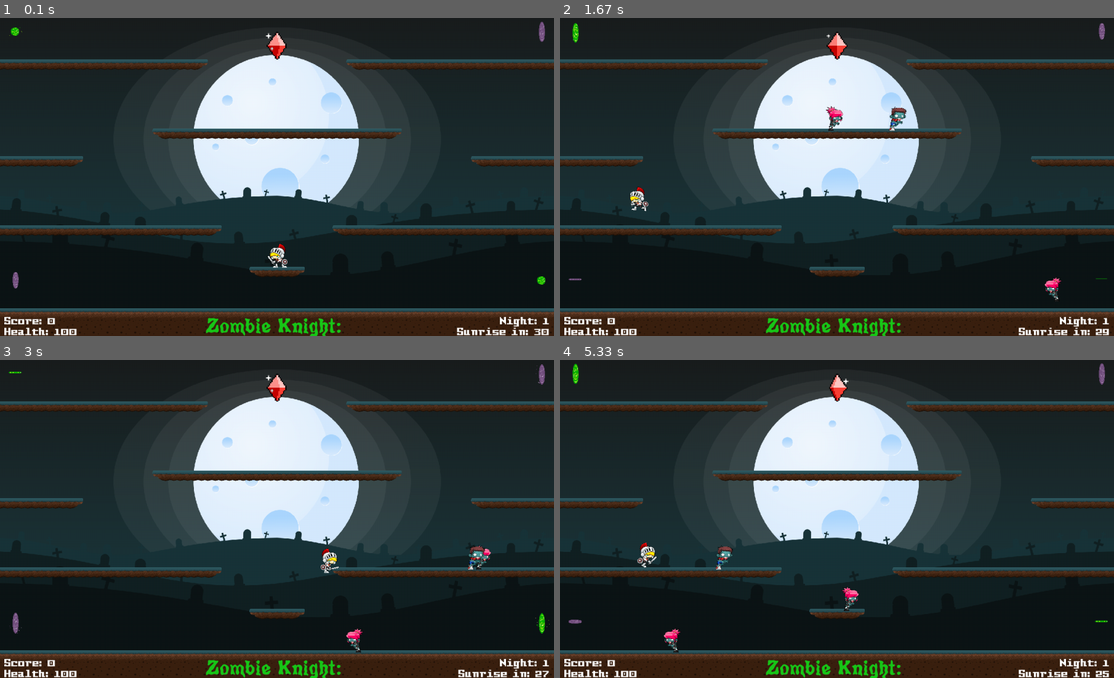
Above: before the commit, frames 1-4 (two rows, left to right).
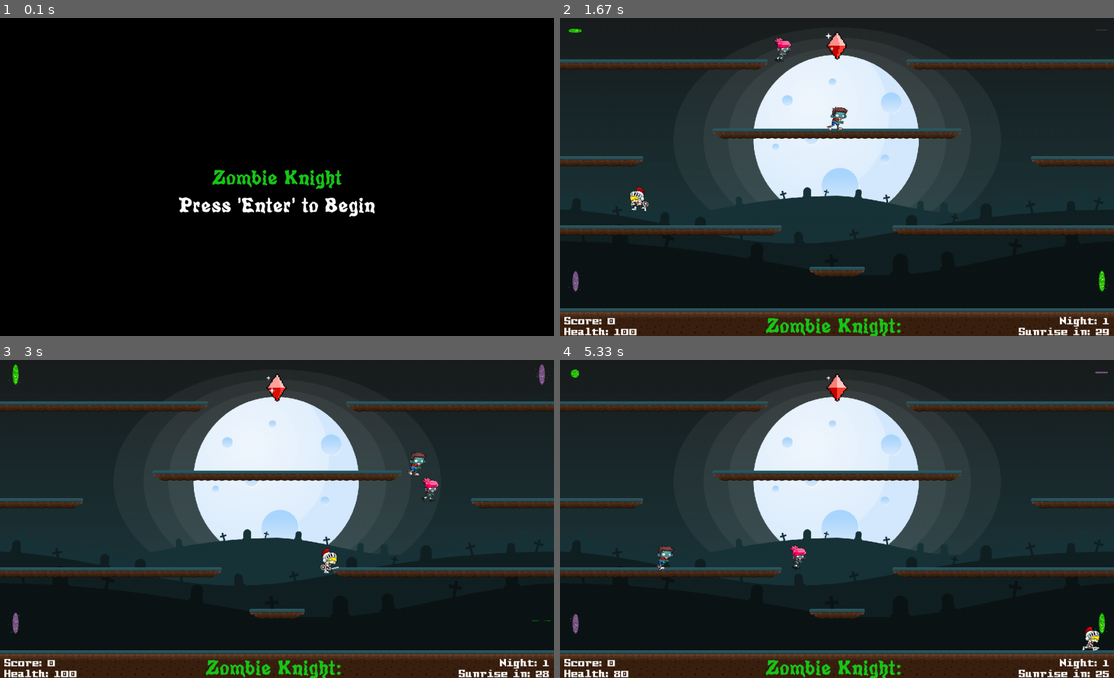
Above: after the commit, the same moments.

Repository: kunwoo221/pygame_zombie_knight
Game: pygame game, started from zombie_knight.py
The game is run twice, just before and just after one commit, with the same random seed, the same clock (stepped at 60 frames per second) and the same inputs.
Inputs:
- Up to frame 1 (0.1 s): no input
- Up to frame 2 (1.67 s): tap Enter at 0.33, 1.23 s; hold Enter 0.67-1.2 s; hold Left 0.67-1.2 s; tap Space at 0.73, 1.03, 1.63 s; hold Left from 1.57 s (still down)
- Up to frame 3 (3 s): tap Space at 1.93, 2.2, 2.5, 2.63 s; release Left at 2.1 s; hold Left 2.13-2.53 s; hold Up 2.57-2.93 s; hold Right from 2.97 s (still down)
- Up to frame 4 (5.33 s): tap Space at 3.03, 3.33, 3.7, 4, 4.2, 4.5, 4.7, 5.03 s; release Right at 3.6 s; hold Left 3.63-4.1 s; hold Right 4.13-4.6 s; hold Up 4.63-4.93 s; hold Right from 4.97 s (still down)

The runs differ from the first frame. In frame 1, 83% of the frame differs, in the area x 0-100%, y 0-100%; in frame 2, 0.9%; in frame 3, 0.9%; in frame 4, 1.3%.

Commit message:
We finished the Zombie Knight

Diff:
--- a/zombie_knight.py
+++ b/zombie_knight.py
@@ -18,7 +18,7 @@
 #Define Classes
 class Game():
     """A class to help manage gameplay"""
-    def __init__(self):
+    def __init__(self, player, zombie_group, platform_group, portal_group,bullet_group, ruby_group):
         """Initiate the game"""
         #Set constant variable
         self.STARTING_ROUND_TIME = 30
@@ -29,10 +29,25 @@
         self.round_number = 1
         self.frame_count = 0
         self.round_time = self.STARTING_ROUND_TIME
+        #variable to add zombie automatically
+        self.zombie_creation_time = self.STARTING_ZOMBIE_CREATION_TIME
 
         #Set fonts
         self.title_font = pygame.font.Font("fonts/Poultrygeist.ttf",48)
         self.UI_font = pygame.font.Font("fonts/Pixel.ttf",24)
+
+        #Set sounds
+        self.lost_ruby_sound = pygame.mixer.Sound("sounds/lost_ruby.wav")
+        self.ruby_pickup_sound = pygame.mixer.Sound("sounds/ruby_pickup.wav")
+        pygame.mixer.music.load("sounds/level_music.wav")
+
+        #Attach group and sprite
+        self.player = player
+        self.zombie_group = zombie_group
+        self.platform_group = platform_group
+        self.portal_group = portal_group
+        self.bullet_group = bullet_group
+        self.ruby_group = ruby_group
 
     def update(self):
         """Update the game"""
@@ -42,6 +57,10 @@
         if self.frame_count % FPS == 0:
             self.round_time -= 1
             self.frame_count = 0
+        self.check_collisions()
+        self.add_zombie()
+        self.check_round_completion()
+        self.check_game_over()
 
     def draw(self):
         """Draw the game UI"""
@@ -54,7 +73,7 @@
         score_rect = score_text.get_rect()
         score_rect.topleft = (10, WINDOW_HEIGHT-50)
         #Health
-        health_text = self.UI_font.render("Health: " + str(100), True, WHITE)
+        health_text = self.UI_font.render("Health: " + str(self.player.health), True, WHITE)
         health_rect = health_text.get_rect()
         health_rect.topleft = (10, WINDOW_HEIGHT-25)
         #Ttle
@@ -79,31 +98,157 @@
 
     def add_zombie(self):
         """Add a zombie to the game"""
-        pass
+        #Check to add a zombie every second
+        if self.frame_count % FPS == 0:
+            #only add a zombie if zombie creation time has passed
+            if self.round_time % self.zombie_creation_time == 0:
+                # 5+round ==> maximum speed
+                zombie = Zombie(self.platform_group,self.portal_group, self.round_number, 5+self.round_number)
+                self.zombie_group.add(zombie)
 
     def check_collisions(self):
         """Cehck collisions that affect gameplay"""
-        pass
+        #See if any bullet in the bullet group hit a zombie in the zombie group
+        #True -> destroy bullet gorup
+        #False -> dont want to destroy zombie yet because the bullet just knocks zombies out
+        collision_dict = pygame.sprite.groupcollide(self.bullet_group, self.zombie_group, True, False)
+        if collision_dict:
+            #zombies in collision
+            #the 1st group is key(bullet_group)
+            # 2nd group is value(zombie group)
+            for zombies in collision_dict.values():
+                #accessing individuals zombie in zombie_group
+                for zombie in zombies:
+                    zombie.hit_sound.play()
+                    zombie.is_dead = True
+                    zombie.animate_death = True
+
+        #See if a player stopped a dead zombie to finish it or collided with a live zombie to take damage
+        collision_list = pygame.sprite.spritecollide(self.player, self.zombie_group, False)
+        if collision_list:
+            for zombie in collision_list:
+                #The zombie is dead
+                if zombie.is_dead == True:
+                    zombie.kick_sound.play()
+                    zombie.kill()
+                    self.score = 25
+
+                    ruby = Ruby(self.platform_group, self.portal_group)
+                    self.ruby_group.add(ruby)
+                #Zombie is not dead
+                else:
+                    self.player.health -= 20
+                    self.player.hit_sound.play()
+                    self.player.position.x -= 256*zombie.direction
+                    self.player.rect.bottomleft = self.player.position
+
+        #See if a player collided with a ruby
+        if pygame.sprite.spritecollide(self.player, self.ruby_group, True):
+            self.ruby_pickup_sound.play()
+            self.score += 100
+            self.player.health += 10
+            if self.player.health > self.player.STARTING_HEALTH:
+                self.player.health = self.player.STARTING_HEALTH
+
+        #SEe if a living zombie collided with ruby
+        for zombie in self.zombie_group:
+            if zombie.is_dead == False:
+                if pygame.sprite.spritecollide(zombie, self.ruby_group, True):
+                    self.lost_ruby_sound.play()
+                    zombie = Zombie(self.platform_group,self.portal_group, self.round_number, 5+self.round_number)
+                    self.zombie_group.add(zombie)
+
 
     def check_round_completion(self):
         """Check if the player survived a single night"""
-        pass
+        if self.round_time == 0:
+            self.start_new_round()
 
     def check_game_over(self):
         """Check to see if the player lose the game"""
-        pass
+        if self.player.health <= 0:
+            pygame.mixer.music.stop()
+            self.pause_game("Game Over! Final Score: " + str(self.score), "Press 'Enter' to play again...")
+            self.reset_game()
 
     def start_new_round(self):
         """Start a new night"""
-        pass
+        self.round_number += 1
+
+        #Decrease Zombie creation time...more zombies
+        if self.round_number <self.STARTING_ZOMBIE_CREATION_TIME:
+            self.zombie_creation_time -= 1
+
+        #Reset round values
+        self.round_time = self.STARTING_ROUND_TIME
+
+        self.zombie_group.empty()
+        self.ruby_group.empty()
+        self.bullet_group.empty()
+
+        self.player.reset()
+
+        self.pause_game("You survived the night!", "Press 'Enter' to continue...")
 
     def pause_game(self, main_text, sub_text):
         """Pause the game"""
-        pass
+        global running
+
+        pygame.mixer.music.pause()
+
+        #Set colors
+        WHITE = (255,255,255)
+        BLACK = (0,0,0)
+        GREEN = (25,200,25)
+
+        #Create main pause text
+        main_text=  self.title_font.render(main_text,True,GREEN)
+        main_rect = main_text.get_rect()
+        main_rect.center = (WINDOW_WIDTH/2,WINDOW_HEIGHT/2)
+
+        sub_text=  self.title_font.render(sub_text,True,WHITE)
+        sub_rect = sub_text.get_rect()
+        sub_rect.center = (WINDOW_WIDTH/2,WINDOW_HEIGHT/2 + 64)
+
+        #Display the pause text
+        display_surface.fill(BLACK)
+        display_surface.blit(main_text, main_rect)
+        display_surface.blit(sub_text,sub_rect)
+        pygame.display.update()
+
+        #Pause the game until user hits enter or quits
+        is_paused = True
+        while is_paused:
+            for event in pygame.event.get():
+                if event.type == pygame.KEYDOWN:
+                    #User wants to continue
+                    if event.key == pygame.K_RETURN:
+                        is_paused = False
+                        pygame.mixer.music.unpause()
+                #User wants to quit
+                if event.type==pygame.QUIT:
+                    is_paused = False
+                    running = False
+                    pygame.mixer.music.stop()
 
     def reset_game(self):
         """Rest the game"""
-        pass
+        #Reset game values
+        self.score = 0
+        self.round_number = 1
+        self.round_time = self.STARTING_ROUND_TIME
+        self.zombie_creation_time = self.STARTING_ZOMBIE_CREATION_TIME
+
+        #Reset the player
+        self.player.health = self.player.STARTING_HEALTH
+        self.player.reset()
+
+        #Empty sprite groups
+        self.zombie_group.empty()
+        self.ruby_group.empty()
+        self.bullet_group.empty()
+
+        pygame.mixer.music.play(-1,0.0)
 
 class Tile(pygame.sprite.Sprite):
     """A class to represent a 32x32 pixel area in our display"""
@@ -615,7 +760,21 @@
                 self.animate(self.rise_left_sprites,.095)
     def animate(self, sprite_list, speed):
         """Animate the zombie's actions"""
-        pass
+        if self.current_sprite < len(sprite_list) -1:
+            self.current_sprite += speed
+        else:
+            self.current_sprite = 0
+            #End the death animation
+            if self.animate_death:
+                self.current_sprite = len(sprite_list) -1
+                self.animate_death = False
+            #End the rise animation
+            if self.animate_rise:
+                self.animate_rise = False
+                self.is_dead = False
+                self.frame_count = 0
+                self.round_time = 0
+        self.image = sprite_list[int(self.current_sprite)]
 
 class RubyMaker(pygame.sprite.Sprite):
     """A tile that is an image. A ruby will be generated here."""
@@ -662,19 +821,89 @@
     def __init__(self,platform_group, portal_group):
         """Initalize the ruby"""
         super().__init__()
-        pass
+        #Set constant variables
+        self.VERTICAL_ACCELERATION = 3
+        self.HORIZONTAL_VELOCITY = 5
+
+        #Animation Framse
+        self.ruby_sprites= []
+        self.ruby_sprites.append(pygame.transform.scale(pygame.image.load("images/ruby/tile000.png"),(64,64)))
+        self.ruby_sprites.append(pygame.transform.scale(pygame.image.load("images/ruby/tile001.png"),(64,64)))
+        self.ruby_sprites.append(pygame.transform.scale(pygame.image.load("images/ruby/tile002.png"),(64,64)))
+        self.ruby_sprites.append(pygame.transform.scale(pygame.image.load("images/ruby/tile003.png"),(64,64)))
+        self.ruby_sprites.append(pygame.transform.scale(pygame.image.load("images/ruby/tile004.png"),(64,64)))
+        self.ruby_sprites.append(pygame.transform.scale(pygame.image.load("images/ruby/tile005.png"),(64,64)))
+        self.ruby_sprites.append(pygame.transform.scale(pygame.image.load("images/ruby/tile006.png"),(64,64)))
+
+        #Load image and get rect
+        self.current_sprite = 0
+        self.image = self.ruby_sprites[self.current_sprite]
+        self.rect = self.image.get_rect()
+        self.rect.bottomleft = (WINDOW_WIDTH/2, 100)
+
+        #Attach sprite groups
+        self.platform_group = platform_group
+        self.portal_group = portal_group
+
+        #Load sounds
+        self.portal_sound = pygame.mixer.Sound("sounds/portal_sound.wav")
+
+        self.position = vector(self.rect.x,self.rect.y)
+        self.velocity = vector(random.choice([-1*self.HORIZONTAL_VELOCITY, self.HORIZONTAL_VELOCITY]), 0)
+        self.acceleration = vector(0,self.VERTICAL_ACCELERATION)
+
+
     def update(self):
         """Update the ruby"""
-        pass
+        self.animate(self.ruby_sprites,.25)
+        self.move()
+        self.check_collisions()
+
     def move(self):
         """Move the ruby"""
-        pass
+        #We dont need to update the acceleration vector because it never changes
+
+        self.velocity+= self.acceleration
+        self.position += self.velocity+ 0.5*self.acceleration
+
+        #update rect based on the calculation
+        if self.position.x < 0:
+            self.position.x = WINDOW_WIDTH
+        elif self.position.x > WINDOW_WIDTH:
+            self.position.x = 0
+        self.rect.bottomleft = self.position
+
     def check_collisions(self):
         """Check for collisios with platforms and portals"""
-        pass
+        #Collision check between ruby and platform
+        collided_platforms = pygame.sprite.spritecollide(self, self.platform_group, False)
+        if collided_platforms:
+            self.position.y = collided_platforms[0].rect.top+ 1
+            self.velocity.y = 0
+
+        #Collision check for portals
+        if pygame.sprite.spritecollide(self, self.portal_group, False):
+            self.portal_sound.play()
+            #Determine which portal you are moving to
+            # lEft and right
+            if self.position.x > WINDOW_WIDTH/2:
+                self.position.x = 86
+            else:
+                self.position.x = WINDOW_WIDTH - 150
+
+            #Top and bottom
+            if self.position.y > WINDOW_WIDTH/2:
+                self.position.y = 64
+            else:
+                self.position.y = WINDOW_HEIGHT - 132
+
     def animate(self, sprite_list, speed):
         """Animate the ruby's actions"""
-        pass
+        if self.current_sprite < len(sprite_list)-1:
+            self.current_sprite += speed
+        else:
+            self.current_sprite = 0
+        self.image = sprite_list[int(self.current_sprite)]
 
 class Portal(pygame.sprite.Sprite):
     """A class that if collided with will transport you"""
@@ -833,7 +1062,10 @@
 background_rect.topleft = (0,0)
 
 #Create a game
-game = Game()
+game = Game(player, zombie_group, platform_group, portal_group, bullet_group, ruby_group)
+
+game.pause_game("Zombie Knight", "Press 'Enter' to Begin")
+pygame.mixer.music.play(-1,0.0)
 
 running = True
 while running:
@@ -871,6 +1103,9 @@
     zombie_group.update()
     zombie_group.draw(display_surface)
 
+    ruby_group.update()
+    ruby_group.draw(display_surface)
+
     game.update()
     game.draw()
 
